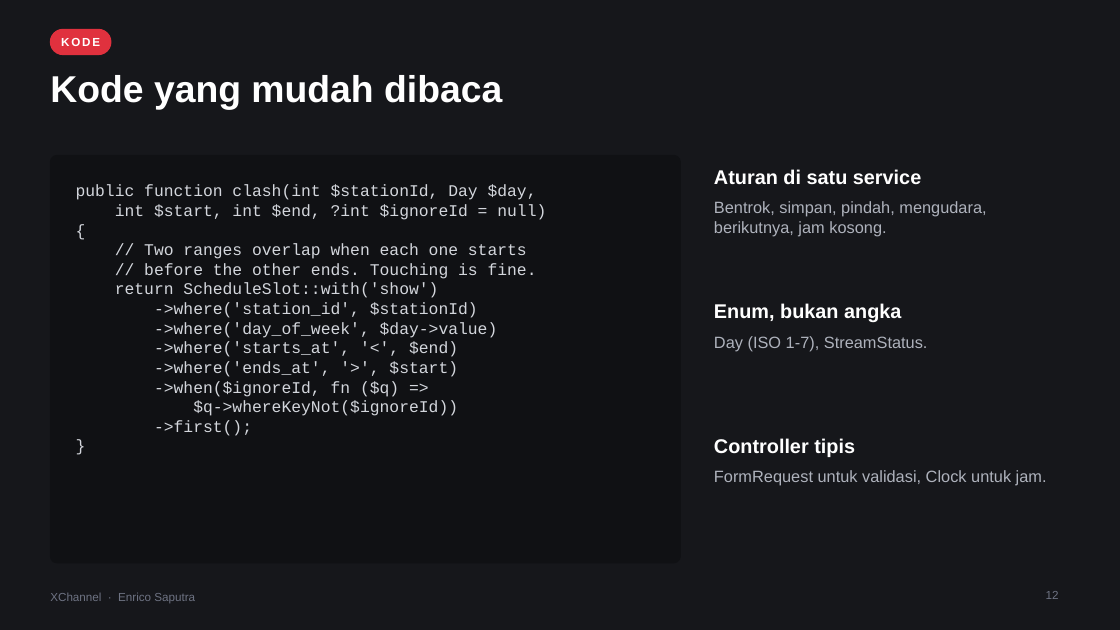
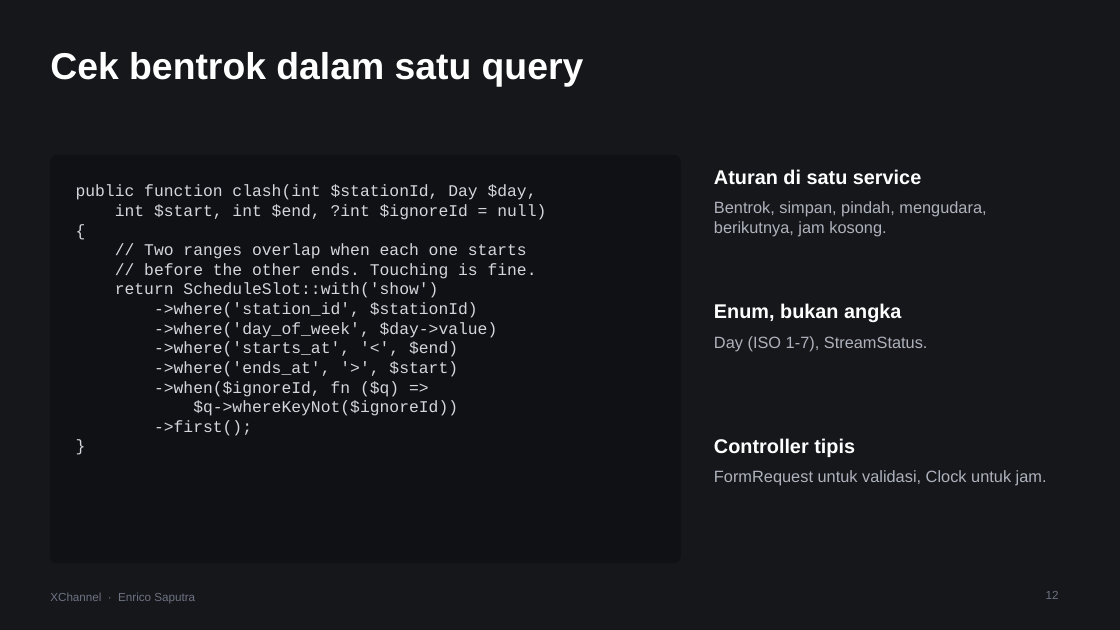
Before and after one commit to Enricosaputra/xchannel-dashboard-demo, a slide deck: slide 12 of docs/XChannel-presentasi.pptx. Drawn at 1120x630 pixels with LibreOffice and Linux fonts; fonts in the diff are those of the drawing. Boxes give left, top, right and bottom in pixels: in the first picture for what was removed or moved away, otherwise in the second. Text is boxed around its words. In the diff, an @@ line names an element or a change of style, - is before the commit and + after.

Commit message:
Decks: tables for trade-offs, stack and open work; plainer titles

```diff
--- a/docs/XChannel-presentasi.pptx
+++ b/docs/XChannel-presentasi.pptx
@@ rounded rectangle removed at [50,29,111,55] @@
@@ title added at [50,52,584,87], 32 pt, text #FFFFFF, bold @@
+Cek bentrok dalam satu query
@@ text removed at [61,38,100,46] @@
-KODE
@@ title removed at [50,75,502,110] @@
-Kode yang mudah dibaca
```
Also in this commit, not shown: 12 other slides changed, 1 slide added, 1 slide removed, 7 other files.
